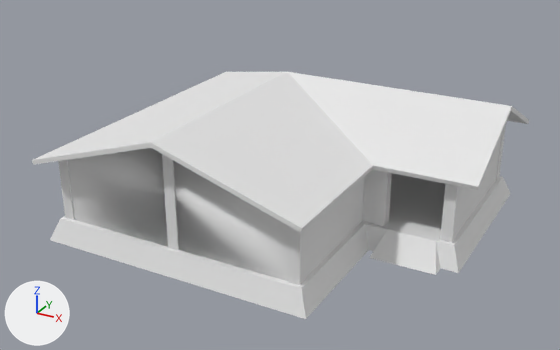
One commit to the OBJ model Assets/Models/house.obj: the scene before it, then after it.
Both versions are drawn from a 50 mm lens placed at (7.66, -15.12, 8.28), pointed at (-0.07, -1.07, 1.25). Lighting does not change. The marker at lower left points along +X, +Y and +Z. Where no turn or scale is listed for an object, it has been applied to the vertices. Vertices at the same position are counted once.

Names of what the first picture shows: 'house'.
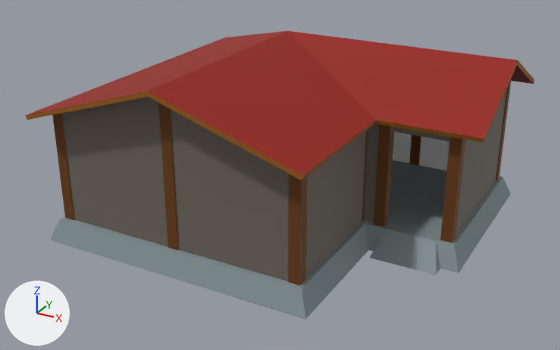
Where the change shows, as pixel boxes [x1, y1, x2, y2] in the pictures (560 x 350 px):
'house', reshaped (17% taller)
    before: [32, 72, 529, 319]
    after: [25, 31, 534, 319]
part 1 of me_house, cut back
    before: [32, 72, 529, 285]
    after: [25, 31, 534, 285]
part 2 of me_house, recoloured (white to grey)
    both: [50, 173, 511, 319]

Edits to the bpy script that builds the scene:
```text
Add img_house_png:
    img_house_png = load_image('house.png', '../Textures/house.png', 1024, 1024, 'sRGB')
Add mat_house:
    mat_house = principled_material('house')
    mat_house.texture = img_house_png
    mat_house.roughness = 0.69
Change me_house:
    used by ob_house; location = (0.0, 0.0, 0.0)
    remove me_house.from_pydata(...)  # 200 vertices, 161 faces; spans x -4.2..4.4, y -4.4..3.2, z 0.0..3.0
    add me_house.from_pydata(...)  # 206 vertices, 121 faces; spans x -4.2..4.4, y -4.4..3.2, z 0.0..4.0
    me_house part 1
    44 faces are deleted
    96 vertices in x -4.2..4.4, y -4.4..3.2, z 1.9..3.0 move by (0.0, 0.0, 1.0)
    6 vertices are added at (3.8, -0.9, 2.7), (3.8, -0.9, 3.0), (2.3, -0.9, 2.7), (3.8, -0.7, 2.7), (3.8, -0.7, 3.0), (2.3, -0.7, 2.7)
    4 new faces join them
    me_house part 2: 117 faces spanning x -4.2..4.4, y -4.4..3.2, z 0.0..4.0 switch from mat_none (white #e7e7e7) to mat_house (picture img_house_png)
```
